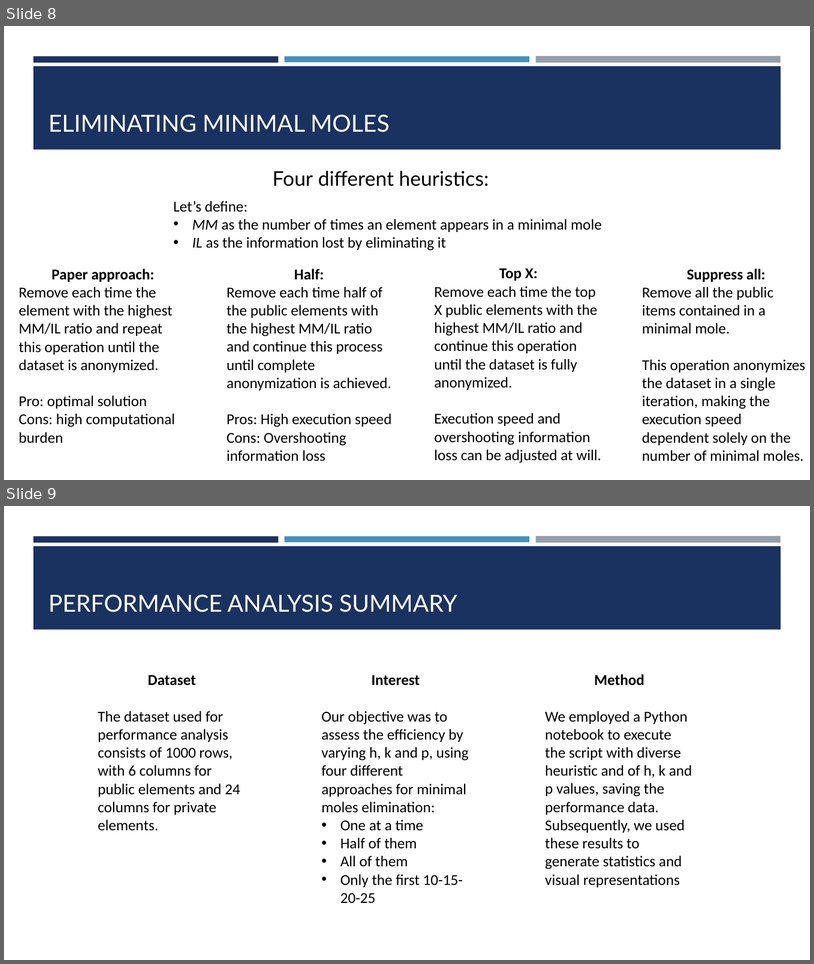
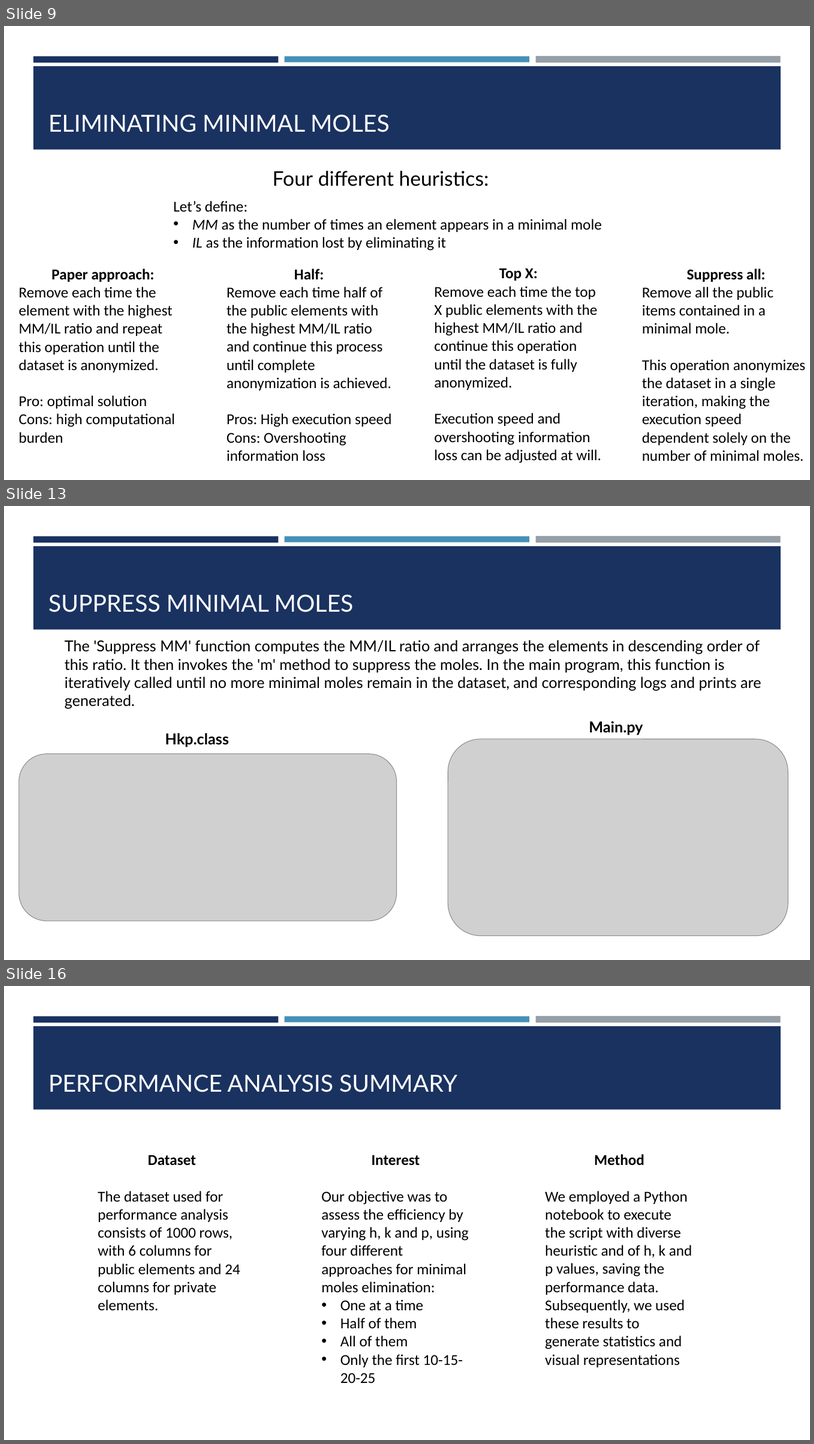
Before and after one commit to francesco-it-cpu/h-k-p-coherence, a slide deck: Data Protection & Privacy.pptx. Shown one above the other, each under a label of ours: slides 8 and 9 before the commit, slides 9, 13 and 16 after it; the slides between them are not shown. The pictures are 814x964 and 814x1444 pixels, drawn with LibreOffice and Linux fonts; fonts in the diff are those of the drawing; grey boxes stand for pictures. Boxes give left, top, right and bottom in pixels: in the first picture for what was removed or moved away, otherwise in the second. Text is boxed around its words. In the diff, an @@ line names an element or a change of style, - is before the commit and + after.

```diff
--- a/Data Protection & Privacy.pptx
+++ b/Data Protection & Privacy.pptx
@@ slide 13 added at bbox=[4, 506, 810, 960], background #FFFFFF; not listed: 4 template elements that a slide beside it also shows @@
@@ title added at bbox=[48, 594, 354, 612], 28 pt, text #FFFFFF @@
+SUPPRESS MINIMAL MOLES
@@ text added at bbox=[65, 640, 761, 691], 18 pt, text #000000 @@
+The 'Suppress MM' function computes the MM/IL ratio and arranges the elements in descending order of this ratio. It then invokes the 'm' method to suppress the moles. In the main program, this function is iteratively called until no more minimal moles remain in the dataset, and corresponding logs and prints are generated.
@@ text added at bbox=[589, 721, 643, 735], 18 pt, text #000000, bold @@
+Main.py
@@ text added at bbox=[165, 733, 229, 747], 18 pt, text #000000, bold @@
+Hkp.class
@@ picture added at bbox=[448, 739, 789, 936] @@
@@ picture added at bbox=[19, 753, 397, 921] @@
@@ what was slide 8 is now slide 9 @@
@@ what was slide 9 is now slide 16 @@
```
Also in this commit, not shown: 6 other slides added, 3 other files.
